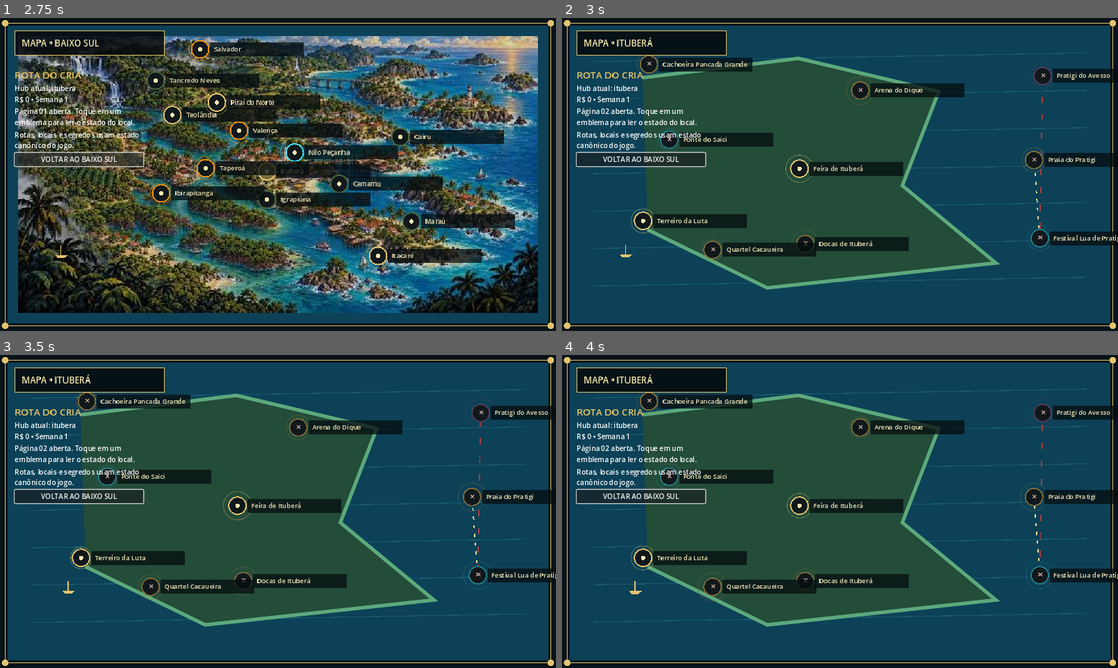
Above: before the commit, frames 1-4 (two rows, left to right).
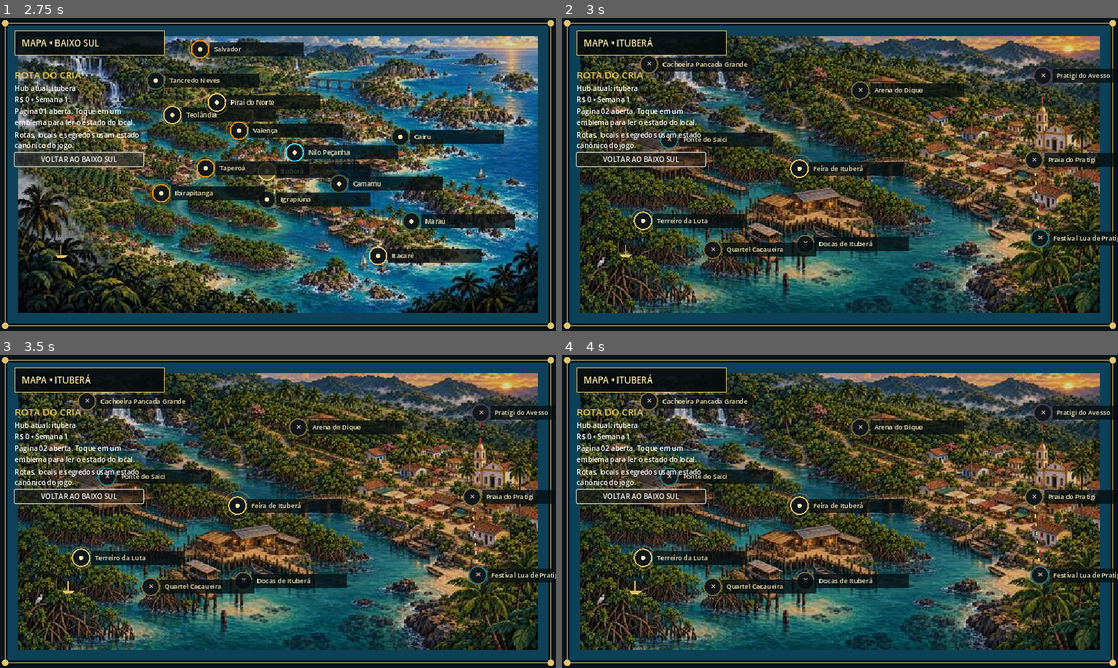
Above: after the commit, the same moments.

Repository: ringuemkt-rgb/cria-do-tatame
Game: Godot game, scene res://scenes/world/WorldMapScreen.tscn
Two runs of this game, one before a commit and one after it. Both use one fixed random seed, a clock stepped at 60 frames per second and the inputs below. This scene is started directly instead of the project's main scene.
Inputs (mouse positions are in pixels of both pictures, inside the frame that each line leads up to):
- Up to frame 1 (2.75 s): click "VOLTAR AO BAIXO SUL" at 0.5 s; click "VOLTAR AO BAIXO SUL" at 1.25 s; click "VOLTAR AO BAIXO SUL" at 2 s
- Up to frame 2 (3 s): drag from (840, 174) to (895, 105) at 2.77 s
- Up to frame 3 (3.5 s): no input
- Up to frame 4 (4 s): drag from (728, 527) to (812, 574) at 3.52 s

Frame 1 is identical in both runs. In frame 2, 66% of the frame differs, in the area x 3-97%, y 5-95%; in frame 3, 66%; in frame 4, 66%.

Commit message:
feat(world): add painted map bases for first five pages

Diff:
--- a/data/visual/world_map_life_v1.json
+++ b/data/visual/world_map_life_v1.json
@@ -24,8 +24,49 @@
       "origin": "generated_from_user_art_direction",
       "shipping": false,
       "required_gates": ["provenance_review", "visual_review", "android_runtime_capture", "human_approval"]
+    },
+    {
+      "id": "itubera_base_v01",
+      "path": "res://assets/world/maps/candidate/itubera_base_v01.jpg",
+      "page_id": "02",
+      "layer": "map_base_art",
+      "origin": "generated_from_user_art_direction",
+      "shipping": false,
+      "required_gates": ["provenance_review", "visual_review", "android_runtime_capture", "human_approval"]
+    },
+    {
+      "id": "nilo_pecanha_base_v01",
+      "path": "res://assets/world/maps/candidate/nilo_pecanha_base_v01.jpg",
+      "page_id": "03",
+      "layer": "map_base_art",
+      "origin": "generated_from_user_art_direction",
+      "shipping": false,
+      "required_gates": ["provenance_review", "visual_review", "android_runtime_capture", "human_approval"]
+    },
+    {
+      "id": "valenca_base_v01",
+      "path": "res://assets/world/maps/candidate/valenca_base_v01.jpg",
+      "page_id": "04",
+      "layer": "map_base_art",
+      "origin": "generated_from_user_art_direction",
+      "shipping": false,
+      "required_gates": ["provenance_review", "visual_review", "android_runtime_capture", "human_approval"]
+    },
+    {
+      "id": "camamu_base_v01",
+      "path": "res://assets/world/maps/candidate/camamu_base_v01.jpg",
+      "page_id": "05",
+      "layer": "map_base_art",
+      "origin": "generated_from_user_art_direction",
+      "shipping": false,
+      "required_gates": ["provenance_review", "visual_review", "android_runtime_capture", "human_approval"]
     }
   ],
+  "paint_coverage": {
+    "painted_pages": ["01", "02", "03", "04", "05"],
+    "pending_pages": ["06", "07", "08", "09", "10"],
+    "fallback": "procedural_2_5d_runtime_layer"
+  },
   "layers": ["map_base_art", "world_overlay", "ui_overlay", "narrative_overlay"],
   "visual_language": {
     "frame": "ink_black_with_aged_gold_filigree",
--- a/scenes/world/WorldMapLifeLayer.gd
+++ b/scenes/world/WorldMapLifeLayer.gd
@@ -5,7 +5,6 @@
 
 const MAP_DATA_PATH := "res://data/world/world_map_v4.json"
 const LIFE_CONTRACT_PATH := "res://data/visual/world_map_life_v1.json"
-const REGIONAL_BASE_ART_PATH := "res://assets/world/maps/candidate/baixo_sul_base_v01.jpg"
 const DESIGN_SIZE := Vector2(1920.0, 1080.0)
 
 var active_page_id := "01"
@@ -14,7 +13,7 @@
 var _time := 0.0
 var _map_data: Dictionary = {}
 var _life_contract: Dictionary = {}
-var _regional_base_art: Texture2D
+var _base_art_by_page: Dictionary = {}
 
 func _ready() -> void:
 	_load_contracts()
@@ -42,8 +41,12 @@
 func _load_contracts() -> void:
 	_map_data = _load_json(MAP_DATA_PATH)
 	_life_contract = _load_json(LIFE_CONTRACT_PATH)
-	if ResourceLoader.exists(REGIONAL_BASE_ART_PATH):
-		_regional_base_art = load(REGIONAL_BASE_ART_PATH) as Texture2D
+	for asset_value in _life_contract.get("candidate_assets", []):
+		var asset: Dictionary = asset_value
+		var asset_path := str(asset.get("path", ""))
+		var page_id := str(asset.get("page_id", ""))
+		if page_id != "" and ResourceLoader.exists(asset_path):
+			_base_art_by_page[page_id] = load(asset_path) as Texture2D
 
 func _load_json(path: String) -> Dictionary:
 	if not FileAccess.file_exists(path):
@@ -87,8 +90,9 @@
 func _draw_map_backdrop(bounds: Rect2) -> void:
 	draw_rect(bounds.grow(-18.0), Color("0c4157"))
 	var inset := bounds.grow(-42.0)
-	if active_page_id == "01" and _regional_base_art != null:
-		draw_texture_rect(_regional_base_art, inset, false)
+	var base_art: Texture2D = _base_art_by_page.get(active_page_id, null)
+	if base_art != null:
+		draw_texture_rect(base_art, inset, false)
 		draw_rect(inset, Color(0.01, 0.05, 0.07, 0.16))
 		_draw_ambient_boat(bounds)
 		return
--- a/tests/world_map_life_smoke.gd
+++ b/tests/world_map_life_smoke.gd
@@ -26,9 +26,11 @@
 		_assert(contract.get("shipping", true) == false, "Referências visuais foram promovidas sem QA humano")
 		_assert(str(contract.get("authority", {}).get("travel_state", "")) == "WorldMapManager", "Mapa criou autoridade concorrente de viagem")
 		var candidate_assets: Array = contract.get("candidate_assets", [])
-		_assert(candidate_assets.size() == 1, "Base visual candidata do Baixo Sul não foi registrada")
-		if not candidate_assets.is_empty():
-			_assert(ResourceLoader.exists(str(candidate_assets[0].get("path", ""))), "Base visual candidata não é carregável pelo Godot")
+		_assert(candidate_assets.size() == 5, "As cinco bases visuais candidatas já produzidas não foram registradas")
+		for asset_value in candidate_assets:
+			_assert(ResourceLoader.exists(str(asset_value.get("path", ""))), "Base visual candidata não é carregável pelo Godot")
+		var coverage: Dictionary = contract.get("paint_coverage", {})
+		_assert(coverage.get("painted_pages", []).size() + coverage.get("pending_pages", []).size() == 10, "Cobertura de pintura não cobre as dez páginas")
 		var layer: Node = screen.get_node_or_null("WorldMapLifeLayer")
 		_assert(layer != null and layer.open_page("02"), "Página de Ituberá não abre no runtime")
 		_assert(str(layer.get("active_page_id")) == "02", "Página ativa não foi atualizada")
Binary file added: assets/world/maps/candidate/camamu_base_v01.jpg
Binary file added: assets/world/maps/candidate/itubera_base_v01.jpg
Binary file added: assets/world/maps/candidate/nilo_pecanha_base_v01.jpg
Binary file added: assets/world/maps/candidate/valenca_base_v01.jpg
